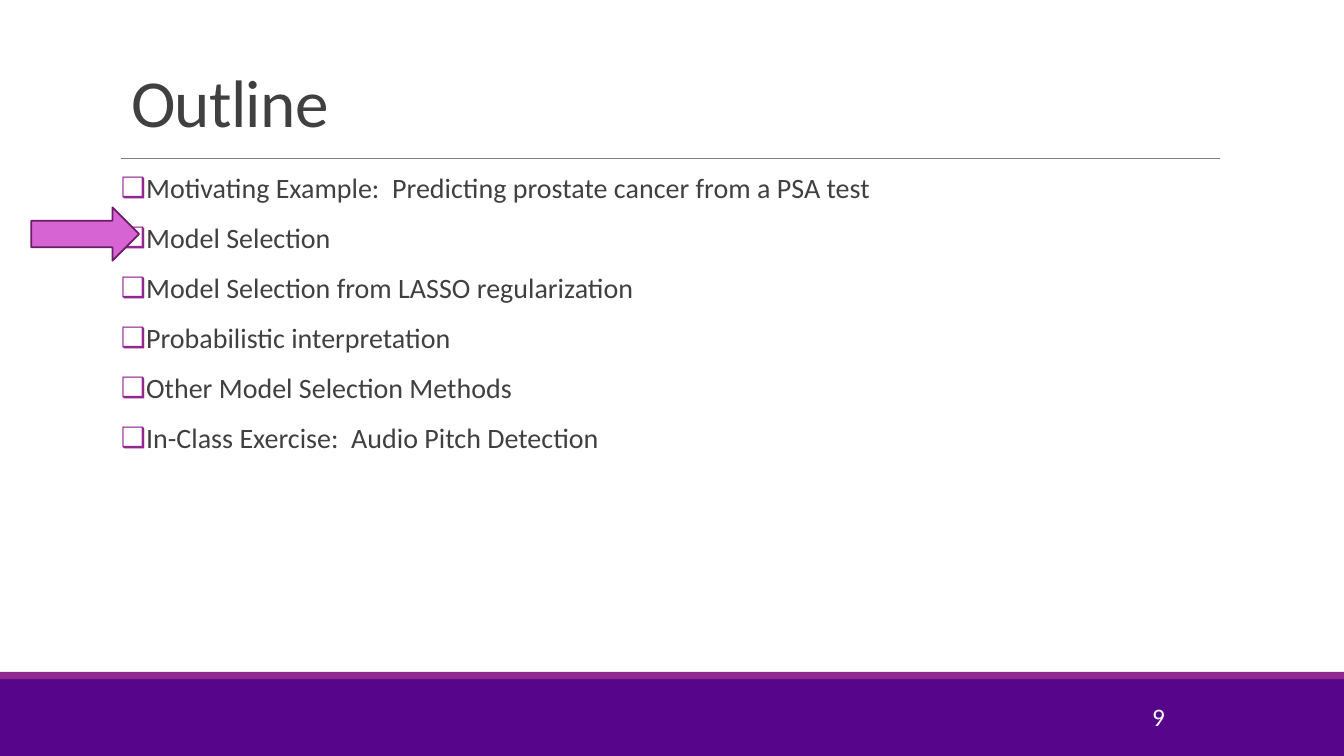
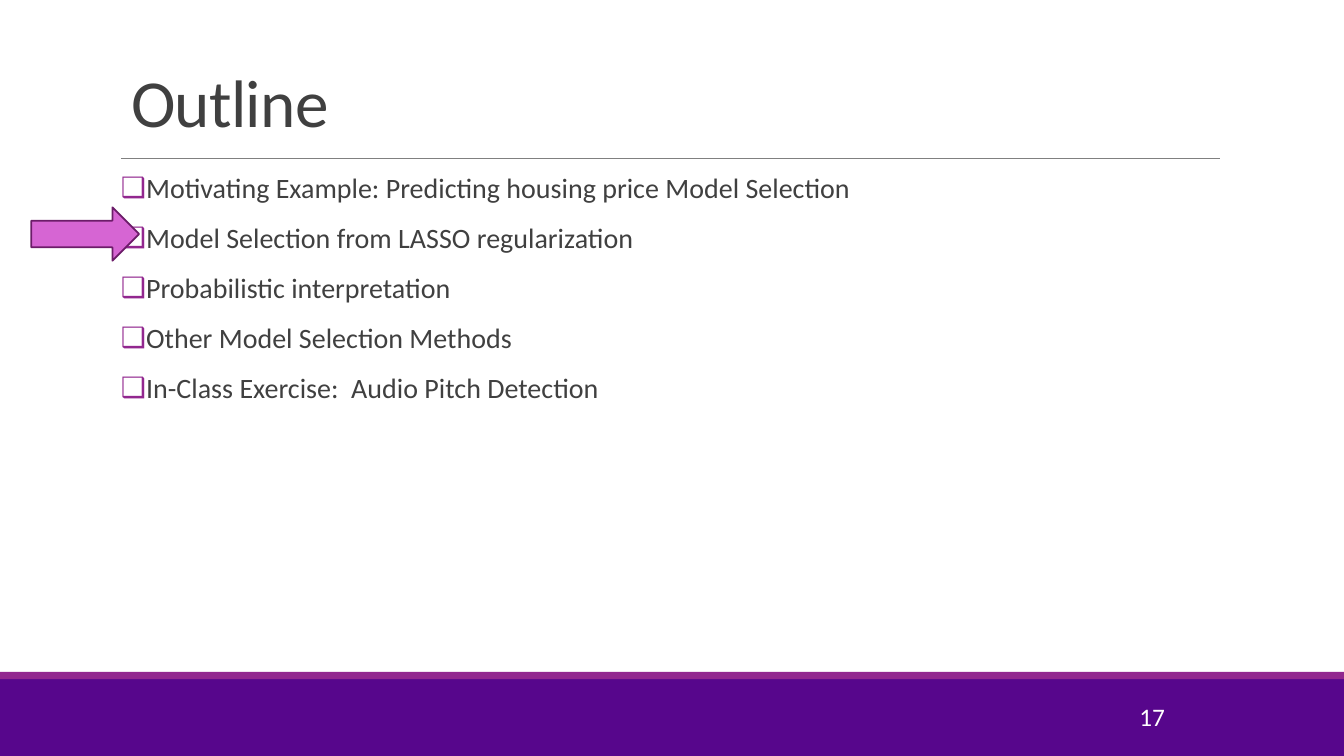
Before and after one commit to sdrangan/introml, a slide deck: slide 17 of lectures/Lect05_Lasso.pptx (slide 9 before the commit). Drawn at 1344x756 pixels with LibreOffice and Linux fonts; fonts in the diff are those of the drawing; background and template pictures are left out. Boxes give left, top, right and bottom in pixels: in the first picture for what was removed or moved away, otherwise in the second. Text is boxed around its words. In the diff, an @@ line names an element or a change of style, - is before the commit and + after.

```diff
--- a/lectures/Lect05_Lasso.pptx
+++ b/lectures/Lect05_Lasso.pptx
@@ text at [146,178,850,203]: text changed @@
-❑ Motivating Example: Predicting prostate cancer from a PSA test
-❑ Model Selection
+❑ Motivating Example: Predicting housing price Model Selection
@@ page number at [1139,709,1165,726]: text changed @@
-9
+17
```
Also in this commit, not shown: 3 other slides changed, 12 slides added, 4 slides removed, 4 other files.
